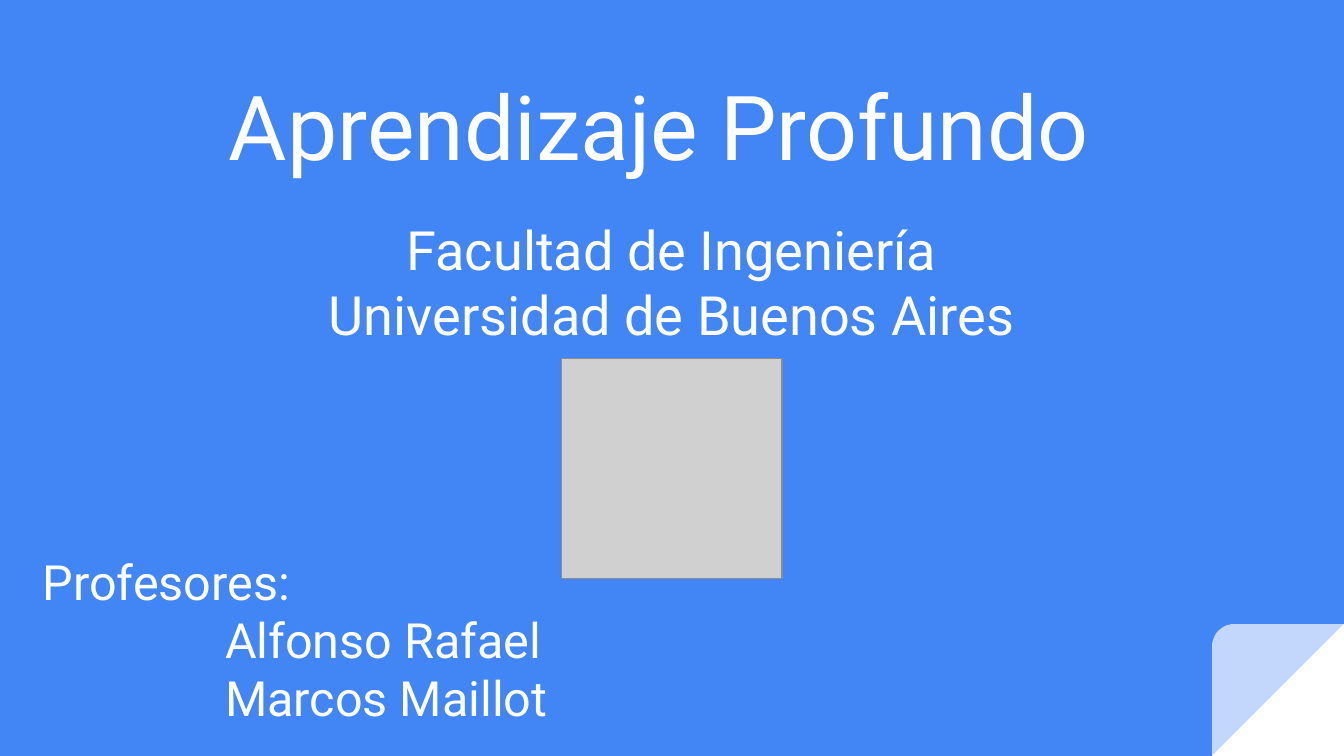
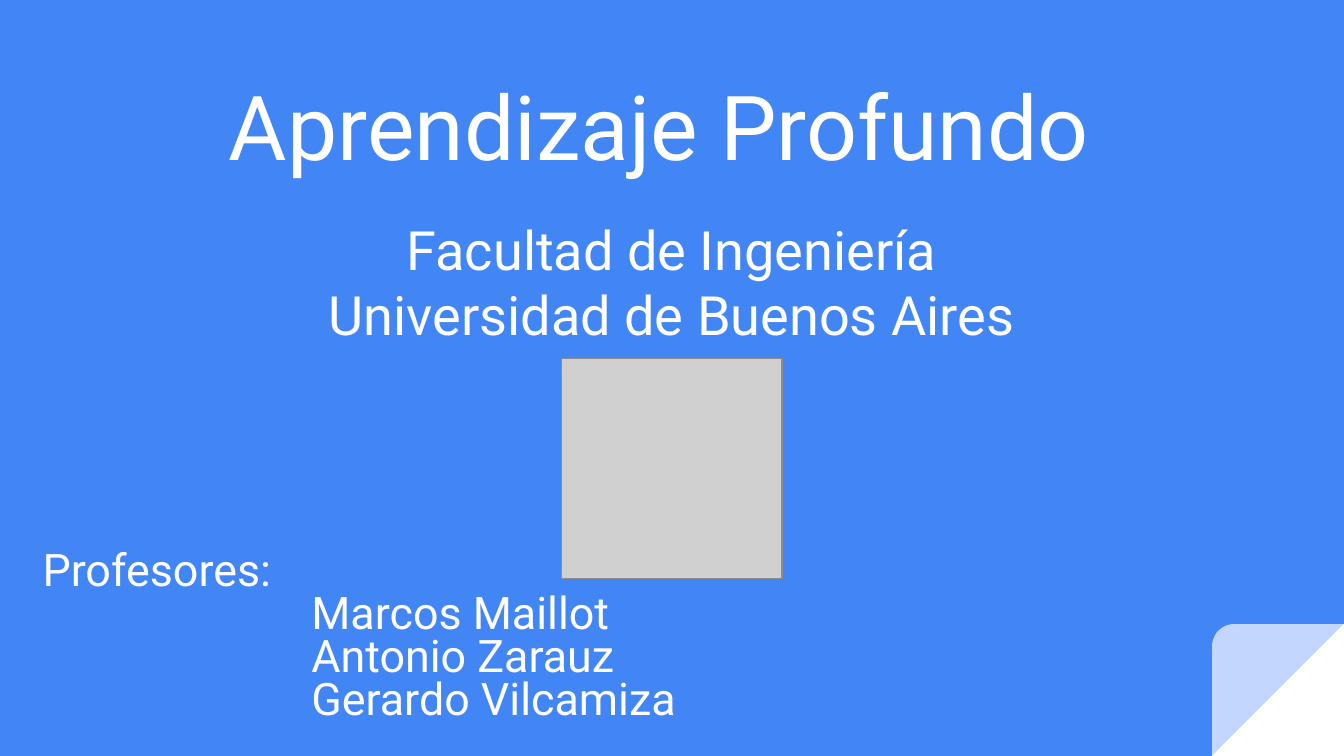
Before and after one commit to FIUBA-Posgrado-Inteligencia-Artificial/aprendizaje_profundo, a slide deck: slide 1 of clase_6/teoria/Clase_6.pptx. Drawn at 1344x756 pixels with LibreOffice and Linux fonts; fonts in the diff are those of the drawing; grey boxes stand for pictures. Boxes give left, top, right and bottom in pixels: in the first picture for what was removed or moved away, otherwise in the second. Text is boxed around its words. In the diff, an @@ line names an element or a change of style, - is before the commit and + after.

```diff
--- a/clase_6/teoria/Clase_6.pptx
+++ b/clase_6/teoria/Clase_6.pptx
@@ subtitle at (43,552,609,640): size 26 to 24.1 pt in "Profesores:", "Marcos Maillot"; line spacing 1 to 0.8 @@
@@ subtitle at (225,621,541,659): paragraph removed @@
-Alfonso Rafael
@@ subtitle at (311,639,676,716): paragraphs added @@
+Antonio Zarauz
+Gerardo Vilcamiza
```
Also in this commit, not shown: 1 other slide changed, 2 slides added, 1 other file.
